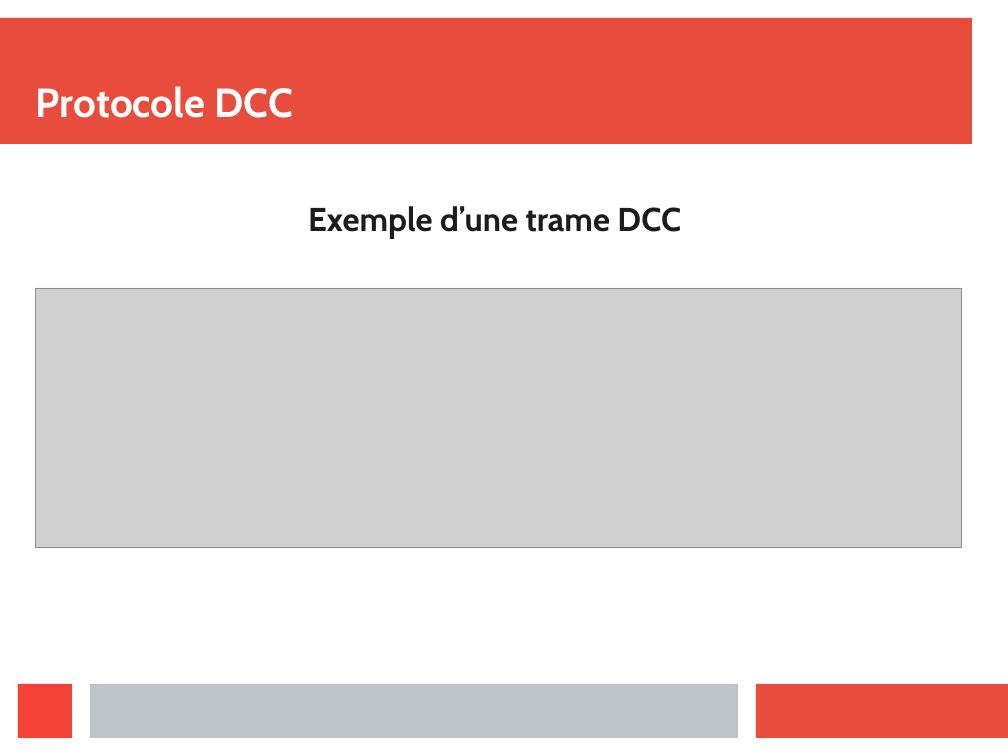
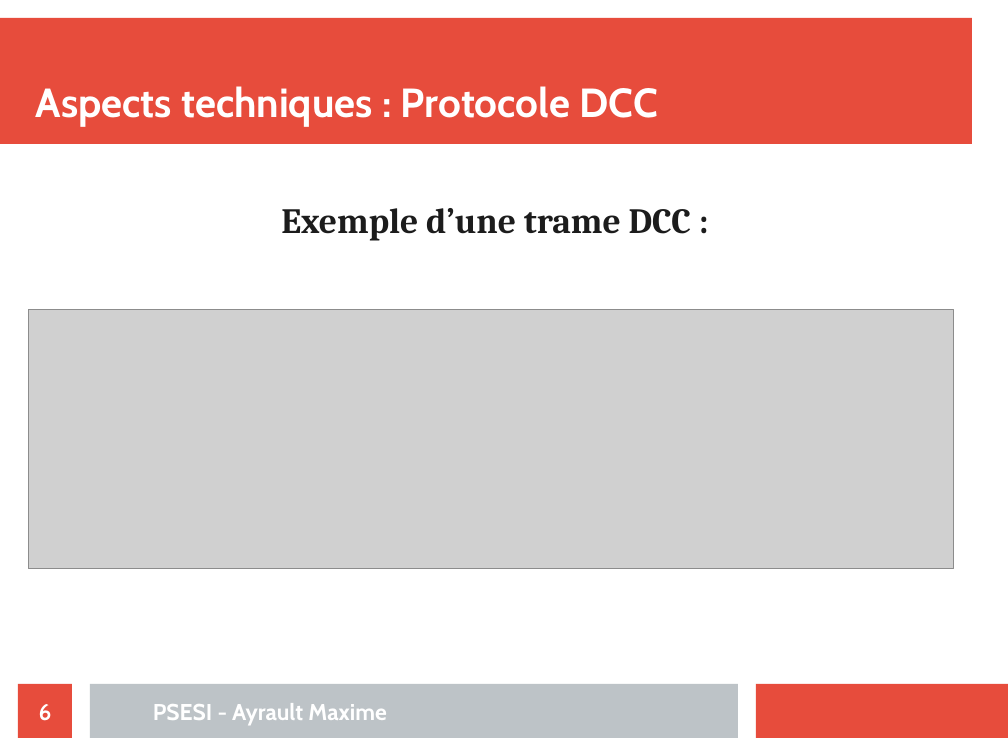
Before and after one commit to maximouth/CBI, a slide deck: slide 6 of Presentation/presentation.odp (slide 4 before the commit). Drawn at 1008x756 pixels with LibreOffice and Linux fonts; fonts in the diff are those of the drawing; grey boxes stand for pictures. Boxes give left, top, right and bottom in pixels: in the first picture for what was removed or moved away, otherwise in the second. Text is boxed around its words. In the diff, an @@ line names an element or a change of style, - is before the commit and + after.

```diff
--- a/Presentation/presentation.odp
+++ b/Presentation/presentation.odp
@@ title at (36,86,657,127): text changed @@
-Protocole DCC
+Aspects techniques : Protocole DCC
@@ text at (281,208,691,241): text changed; size 26 to 28 pt; font Cabin to Cambria @@
-Exemple d’une trame DCC
+Exemple d’une trame DCC :
@@ picture: place and size @@
-picture at (36,288,962,547)
+picture at (28,310,955,569)
@@ rectangle removed at (18,684,72,738) @@
@@ page number added at (18,684,72,738), fill #E74C3C, 18 pt, text #FFFFFF, bold @@
+6
@@ text added at (153,703,387,725), 18 pt, text #FFFFFF, bold @@
+PSESI - Ayrault Maxime
```
Also in this commit, not shown: 3 other slides changed, 16 slides added, 10 slides removed.
